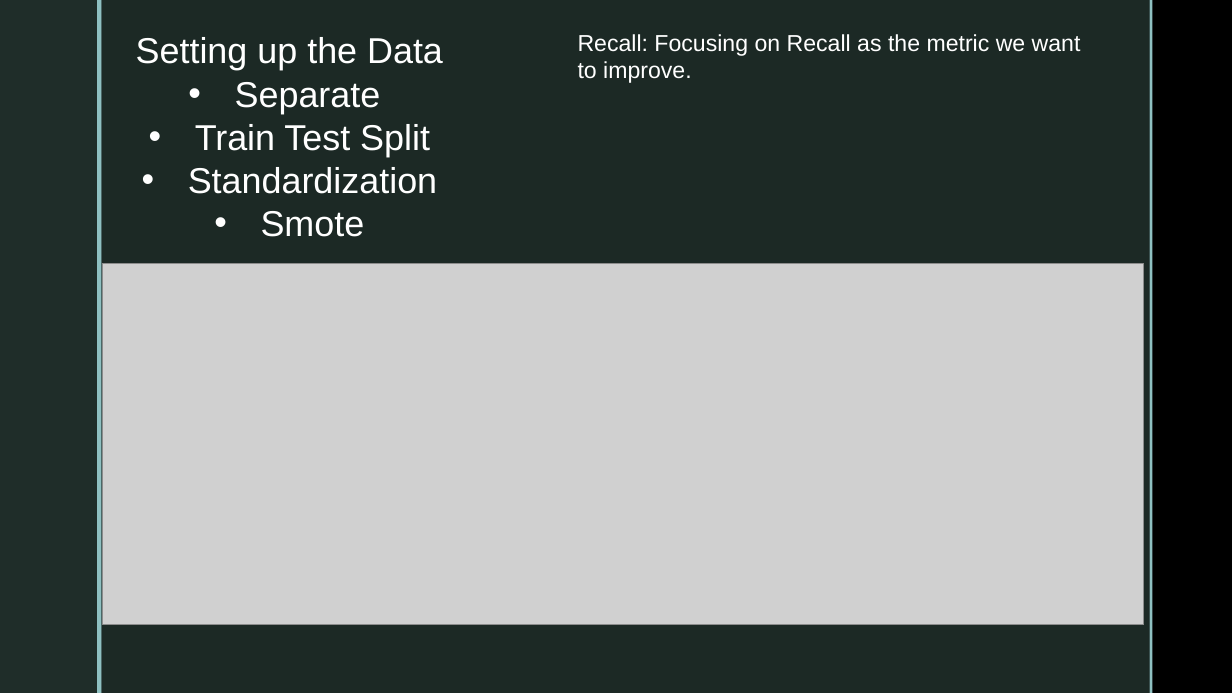
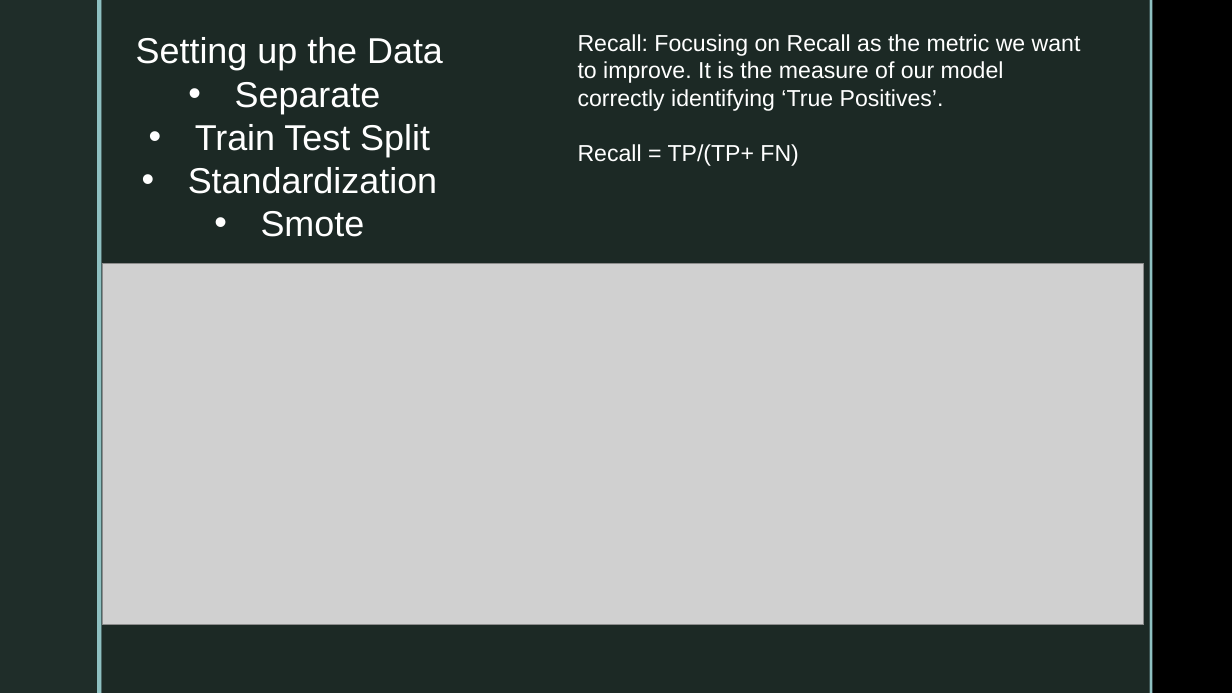
Before and after one commit to DataScience-CoderGirl/Final_Project, a slide deck: slide 2 of Stroke Prediction.pptx. Drawn at 1232x693 pixels with LibreOffice and Linux fonts; fonts in the diff are those of the drawing; grey boxes stand for pictures; background and template pictures are left out. Boxes give left, top, right and bottom in pixels: in the first picture for what was removed or moved away, otherwise in the second. Text is boxed around its words. In the diff, an @@ line names an element or a change of style, - is before the commit and + after.

Commit message:
Sharons part updated

```diff
--- a/Stroke Prediction.pptx
+++ b/Stroke Prediction.pptx
@@ text at (x1=578, y1=34, x2=1081, y2=166): text changed @@
-Recall: Focusing on Recall as the metric we want to improve.
+Recall: Focusing on Recall as the metric we want to improve. It is the measure of our model correctly identifying ‘True Positives’.
+Recall = TP/(TP+ FN)
```
